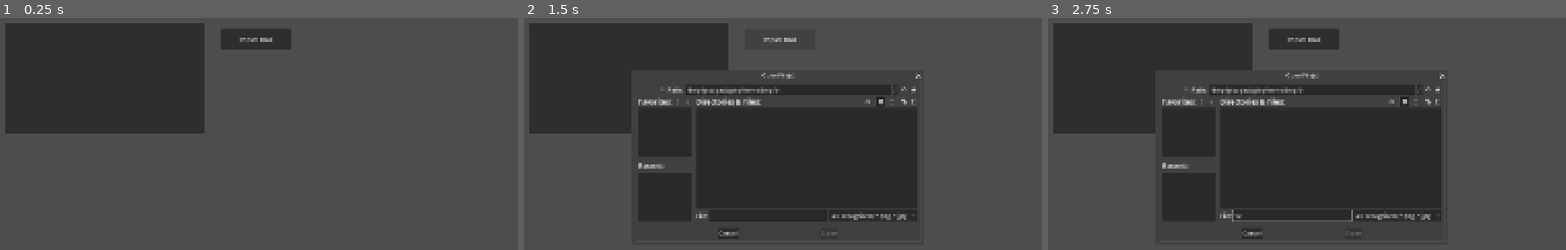
Above: before the commit, frames 1-3 (left to right).
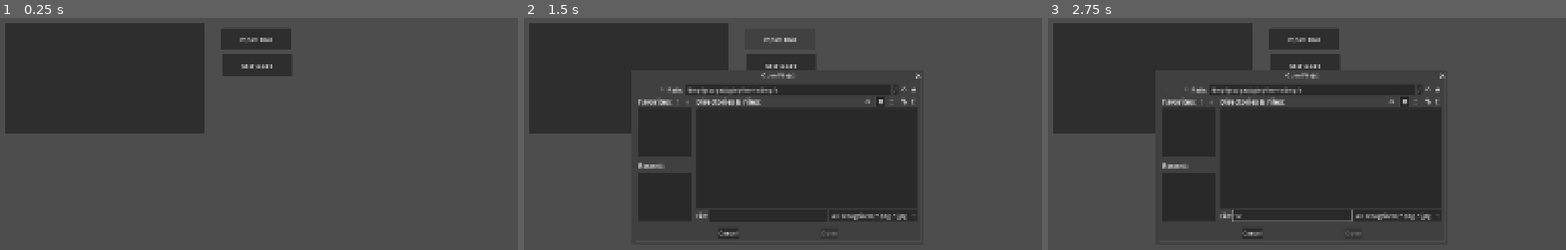
Above: after the commit, the same moments.

Repository: etper/broll-record-app
Game: Godot game, scene res://main.tscn
The game is run twice, just before and just after one commit, with the same random seed, the same clock (stepped at 60 frames per second) and the same inputs.
Inputs (mouse positions are in pixels of both pictures, inside the frame that each line leads up to):
- Up to frame 1 (0.25 s): no input
- Up to frame 2 (1.5 s): click (783, 64) at 0.5 s, where only the run after the commit has a clickable "Reset Scale"; click "Import Broll" at 1.25 s
- Up to frame 3 (2.75 s): click (1291, 215) at 2.02 s; type "12" at 2.1 s

The runs differ from the first frame. In frame 1, 1.2% of the frame differs, in the area x 42-57%, y 15-26%; in frame 2, 0.9%; in frame 3, 0.9%.

Commit message:
scalable

Diff:
--- a/main.gd
+++ b/main.gd
@@ -105,7 +105,9 @@
 		$UI.visible = !$UI.visible
 
 func _on_texture_rect_gui_input(event):
+
 	if event is InputEventMouseButton:
+
 		if event.button_index == MOUSE_BUTTON_LEFT:
 			if event.pressed:
 				dragging = true
@@ -113,5 +115,18 @@
 			else:
 				dragging = false
 
+		elif event.pressed:
+			var scale_step := 0.05
+
+			if event.button_index == MOUSE_BUTTON_WHEEL_UP:
+				$TextureRect.scale *= 1.0 + scale_step
+
+			elif event.button_index == MOUSE_BUTTON_WHEEL_DOWN:
+				$TextureRect.scale *= 1.0 - scale_step
+
 	elif event is InputEventMouseMotion and dragging:
 		$TextureRect.global_position = $TextureRect.get_global_mouse_position() - drag_offset
+
+
+func _on_reset_scale_pressed() -> void:
+	$TextureRect.scale = Vector2.ONE
--- a/main.tscn
+++ b/main.tscn
@@ -27,6 +27,14 @@
 offset_bottom = 93.0
 text = "Import Broll"
 
+[node name="ResetScale" type="Button" parent="UI" unique_id=871835370]
+layout_mode = 0
+offset_left = 631.0
+offset_top = 105.0
+offset_right = 825.0
+offset_bottom = 166.0
+text = "Reset Scale"
+
 [node name="ItemList" type="ItemList" parent="UI" unique_id=862693527]
 layout_mode = 0
 offset_left = 22.0
@@ -43,5 +51,6 @@
 
 [connection signal="gui_input" from="TextureRect" to="." method="_on_texture_rect_gui_input"]
 [connection signal="pressed" from="UI/ImportButton" to="." method="_on_import_button_pressed"]
+[connection signal="pressed" from="UI/ResetScale" to="." method="_on_reset_scale_pressed"]
 [connection signal="item_selected" from="UI/ItemList" to="." method="_on_item_list_item_selected"]
 [connection signal="files_selected" from="UI/FileDialog" to="." method="_on_file_dialog_files_selected"]
